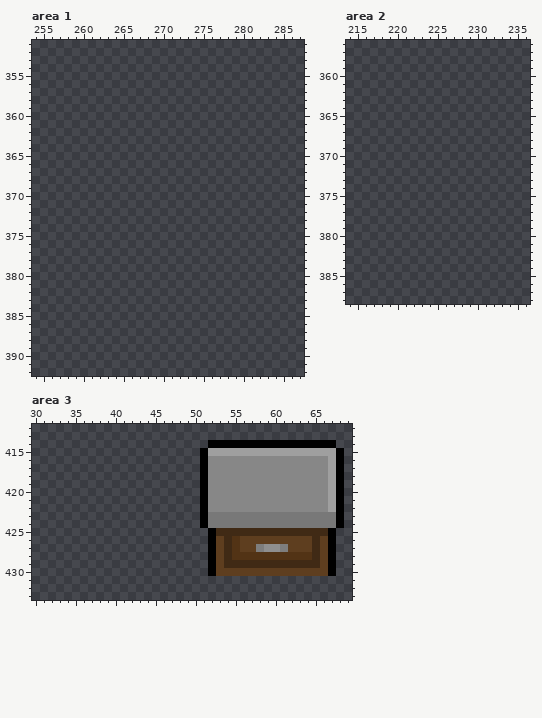
Pixel-art file, stored at .Aseprite Files/Tiles/HouseTileset.ase. That is the earlier state.
600x600 pixels, 1 frame. Colours within 5 levels of each other are drawn and written as one. Shown: area 1: x 254..287, y 351..392; area 2: x 214..236, y 356..388; area 3: x 30..69, y 412..433. The old version is drawn lined up with the new one. The commit also changed other parts of the picture, which this record leaves out.
The result:
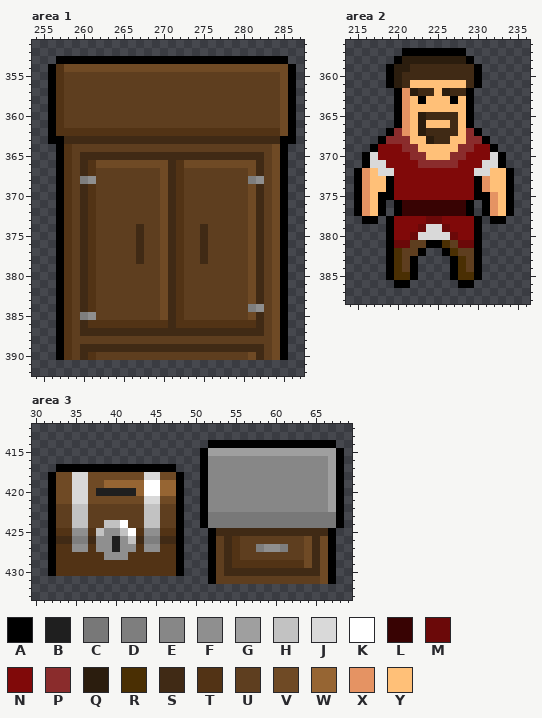
Palette (. is transparent): A #000000  B #1f1f1f  C #787878  D #7e7e7e  E #878787  F #8f8f8f  G #9f9f9f  H #c2c2c2  J #d9d9d9  K #ffffff  L #380303  M #6b0909  N #800909  P #8a2c2c  Q #2b1d0e  R #4a2f03  S #402a15  T #523315  U #5e3e1f  V #6f4a25  W #966533  X #e59363  Y #ffc078
The exact change:
drawings rearranged on the sheet (the old picture shows each at its new place; 7 dropped ones are not shown)
Changed rows in their new state; - is an unchanged pixel.
Area 1:
first column x 256:
353 -AAAAAAAAAAAAAAAAAAAAAAAAAAAAA-
354 ATVVVVVVVVVVVVVVVVVVVVVVVVVVVVA
355 ATUUUUUUUUUUUUUUUUUUUUUUUUUUUVA
356 ATUUUUUUUUUUUUUUUUUUUUUUUUUUUVA
357 ATUUUUUUUUUUUUUUUUUUUUUUUUUUUVA
358 ATUUUUUUUUUUUUUUUUUUUUUUUUUUUVA
359 ATUUUUUUUUUUUUUUUUUUUUUUUUUUUVA
360 ATUUUUUUUUUUUUUUUUUUUUUUUUUUUVA
361 ATUUUUUUUUUUUUUUUUUUUUUUUUUUUVA
362 ATTTTTTTTTTTTTTTTTTTTTTTTTTTTVA
363 AASSSSSSSSSSSSSSSSSSSSSSSSSSSAA
364 -ATUUUUUUUUUUUUUUUUUUUUUUUUUVA-
365 -ATUSSSSSSSSSSSSSSSSSSSSSSSUVA-
366 -ATUSTVVVVVVVVVSTVVVVVVVVVSUVA-
367 -ATUSTUUUUUUUUVSTUUUUUUUUVSUVA-
368 -ATUDFUUUUUUUUVSTUUUUUUUUDFUVA-
369 -ATUSTUUUUUUUUVSTUUUUUUUUVSUVA-
370 -ATUSTUUUUUUUUVSTUUUUUUUUVSUVA-
371 -ATUSTUUUUUUUUVSTUUUUUUUUVSUVA-
372 -ATUSTUUUUUUUUVSTUUUUUUUUVSUVA-
373 -ATUSTUUUUUUUUVSTUUUUUUUUVSUVA-
374 -ATUSTUUUUUSUUVSTUUSUUUUUVSUVA-
375 -ATUSTUUUUUSUUVSTUUSUUUUUVSUVA-
376 -ATUSTUUUUUSUUVSTUUSUUUUUVSUVA-
377 -ATUSTUUUUUSUUVSTUUSUUUUUVSUVA-
378 -ATUSTUUUUUSUUVSTUUSUUUUUVSUVA-
379 -ATUSTUUUUUUUUVSTUUUUUUUUVSUVA-
380 -ATUSTUUUUUUUUVSTUUUUUUUUVSUVA-
381 -ATUSTUUUUUUUUVSTUUUUUUUUVSUVA-
382 -ATUSTUUUUUUUUVSTUUUUUUUUVSUVA-
383 -ATUSTUUUUUUUUVSTUUUUUUUUVSUVA-
384 -ATUSTUUUUUUUUVSTUUUUUUUUDFUVA-
385 -ATUDFUUUUUUUUVSTUUUUUUUUVSUVA-
386 -ATUSTTTTTTTTTTSTTTTTTTTTTSUVA-
387 -ATUSSSSSSSSSSSSSSSSSSSSSSSUVA-
388 -ATUUUUUUUUUUUUUUUUUUUUUUUUUVA-
389 -ATUSSSSSSSSSSSSSSSSSSSSSSSUVA-
390 -ATUSTUUUUUUUUUUUUUUUUUUUVSUVA-
Area 2:
first column x 215:
357 ------AAAAAAAA------
358 -----AQQQQQQQQA-----
359 ----AQQSSSSSSSSA----
360 ----AQSSSSSSSSSA----
361 ----AQSYYYYYYYSA----
362 -----AXQSSYQSSA-----
363 -----AXYAYYYAYA-----
364 -----AXYYYYYYYA-----
365 -----AXYQSSSSYA-----
366 -----AXYQYYYSYA-----
367 ----APXYQSSSSYPA----
368 ---APPPYYQSSYYPPA---
369 --ANNNPPYYYYYPPNNA--
370 -AJNNNNPPYYYPPNNNJA-
371 -AJJNNNNPPPPPNNNJJA-
372 AXYJJNNNNNNNNNNJJYYA
373 AXYYANNNNNNNNNNAXYYA
374 AXYYANNNNNNNNNNAXYYA
375 AXYAANNNNNNNNNNAAXYA
376 AXYA-ALLLLLLLLA-AXYA
377 AXYA-ALLLLLLLLA-AXYA
378 -AA-ANNNNMMNNNNA-AA-
379 ----ANNNMJJMNNNA----
380 ----ANNMJJJJMNNA----
381 ----AMMUUAARUMMA----
382 ----ARUUA--ARUUA----
383 ----ARUA----ARUA----
384 ----ARUA----ARUA----
385 ----ARRA----ARRA----
386 -----AA------AA-----
Area 3:
first column x 32:
417 -AAAAAAAAAAAAAAA--------------------
418 AVVJJVVVVVVVJJVVA-------------------
419 AVVJJVVWWWWWKKWWA-------------------
420 AVVJJVBBBBBWKKWWA-------------------
421 AVVJJVVVVVVVJJVVA-------------------
422 AUUHHUUUUUUUHHUUA-------------------
423 AUUHHUUUUUUUHHUUA-------------------
424 AUUHHUUHHKUUHHUUA-------------------
425 ATTFFTHFFHKTFFTTA-------------------
426 ASSDDSFFBFHSDDSSA---------------V-V-
427 ATTFFTFFBFFTFFTTA---------------V-V-
428 ATTTTTTFFFTTTTTTA-------UUUUUUUUV-V-
429 ATTTTTTTTTTTTTTTA------TTTTTTTTTV-V-
430 ATTTTTTTTTTTTTTTA-----SSSSSSSSSSSSV-
431 --------------------AUUUUUUUUUUUUUVA
